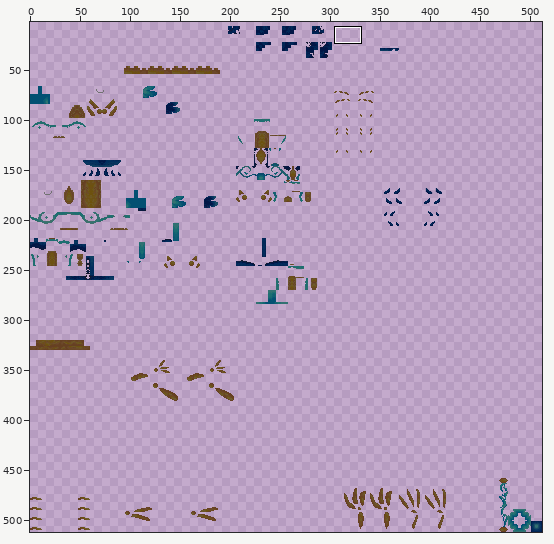
Two states of a sprite sheet, src/test/resources/Honey_Rain__newborn_glow.png. The first picture is a wide view before the edit; the outline marks the close-up.
Close-up. First the earlier version:
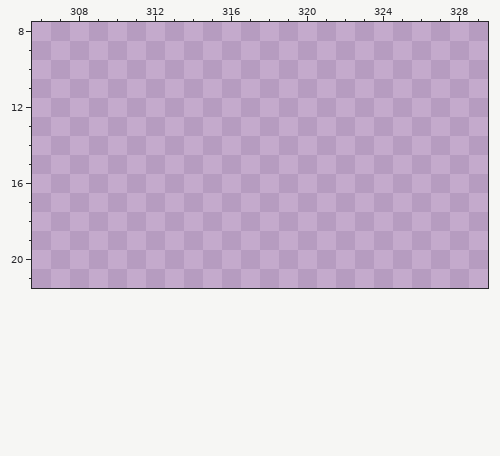
The file is 512x512 pixels. Shown: x 306..329, y 8..21. The wide view leaves out empty margins. The commit also changed other parts of the picture, which this record leaves out.
And afterwards:
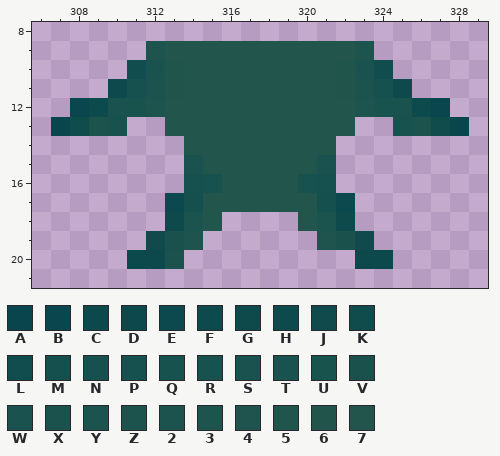
Palette (. is transparent): A #08454c  B #09464d  C #0c494d  D #0d484c  E #0b494e  F #0d494d  G #0e494c  H #0d4a4e  J #104a4c  K #114c4d  L #114d4e  M #16504e  N #16504f  P #16514f  Q #17524f  R #18524f  S #19524e  T #19524f  U #19534e  V #1b514d  W #1a524f  X #1b524d  Y #1b534e  Z #1c534d  2 #1c534e  3 #1d544d  4 #1e544d  5 #20554c  6 #21554c  7 #22554c
The exact change:
@@ x 306..329 @@
  8 ........................
- 9 ........................
-10 ........................
-11 ........................
-12 ........................
-13 ........................
-14 ........................
-15 ........................
-16 ........................
-17 ........................
-18 ........................
-19 ........................
-20 ........................
+ 9 ......377777777773......
+10 .....LW5777777775WL.....
+11 ....FP267777777762PF....
+12 ..BHSU377777777773USHB..
+13 .AKZQ..7777777777..QZKA.
+14 ........77777777........
+15 ........T777777T........
+16 ........NR7777RN........
+17 .......EM777777ME.......
+18 .......GY7....7YG.......
+19 ......JV4......4VJ......
+20 .....CDX.........DC.....
 21 ........................
Boxes around the changes in both close-ups, in picture pixels (x1, y1, x2, y2):
added: (51, 41, 469, 269)
